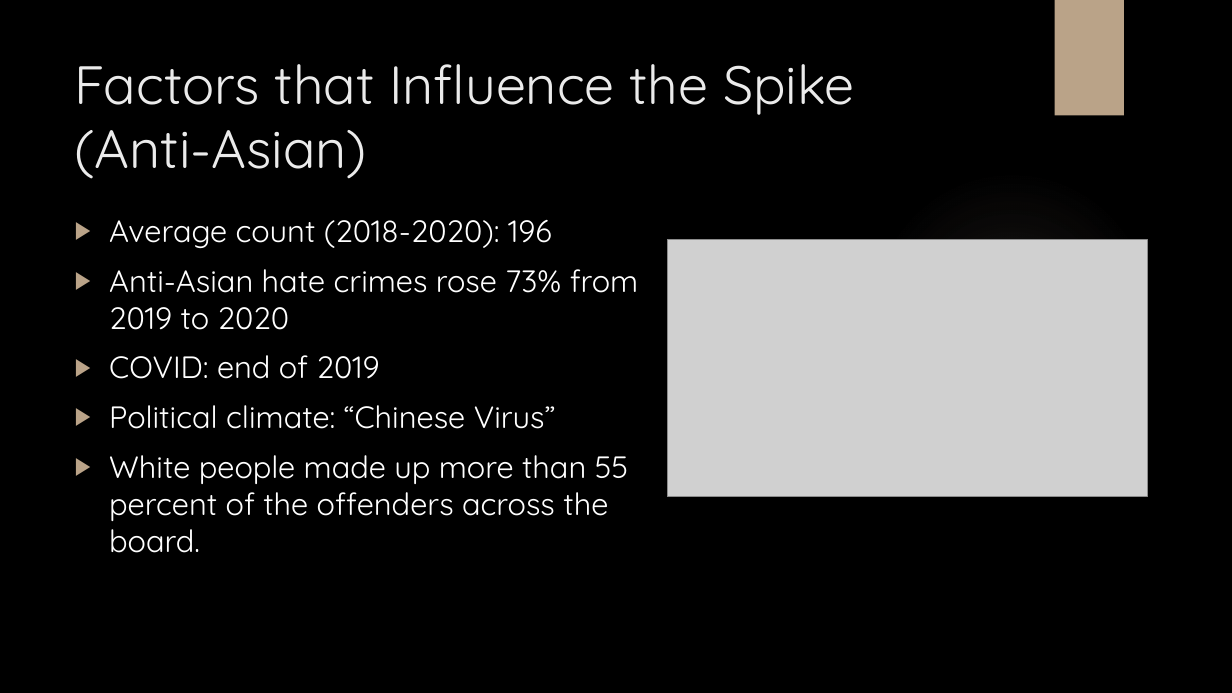
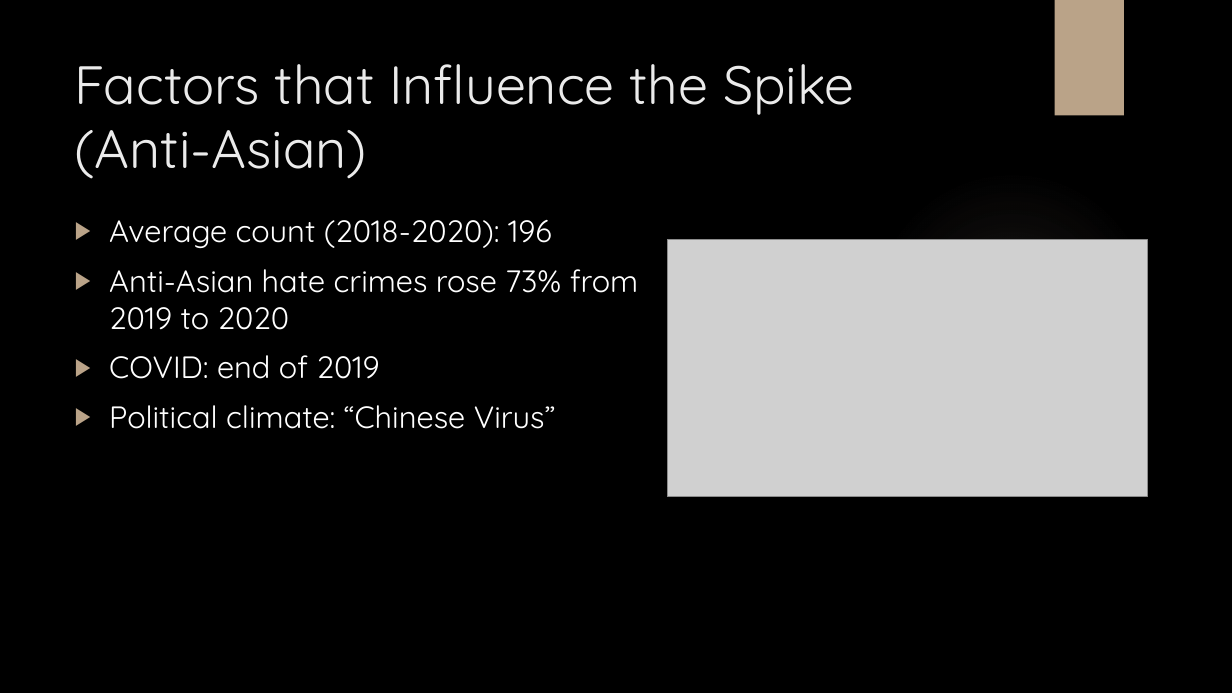
Before and after one commit to Anusha01212/Coder_girl-crime_project, a slide deck: slide 4 of Hate Crime Analysis.pptx. Drawn at 1232x693 pixels with LibreOffice and Linux fonts; fonts in the diff are those of the drawing; grey boxes stand for pictures; background and template pictures are left out. Boxes give left, top, right and bottom in pixels: in the first picture for what was removed or moved away, otherwise in the second. Text is boxed around its words. In the diff, an @@ line names an element or a change of style, - is before the commit and + after.

```diff
--- a/Hate Crime Analysis.pptx
+++ b/Hate Crime Analysis.pptx
@@ text at (109,455,629,553): paragraph removed @@
-▶ White people made up more than 55 percent of the offenders across the board.
```
Also in this commit, not shown: 2 other slides changed, 1 other file.
